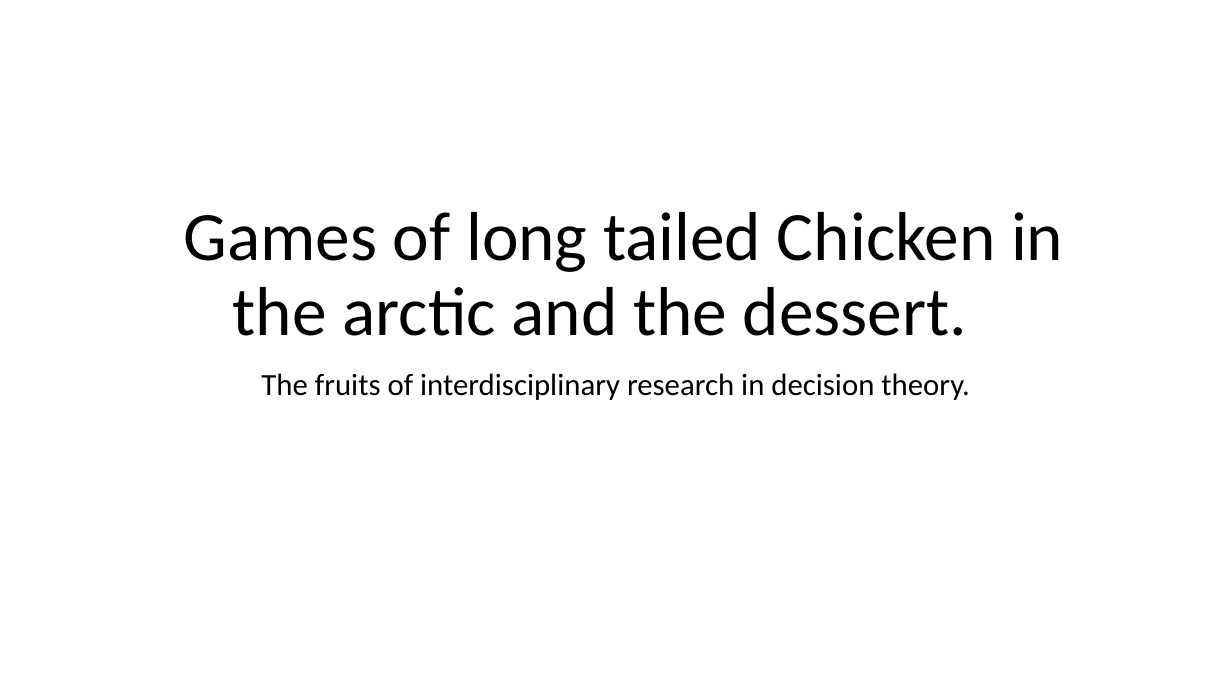
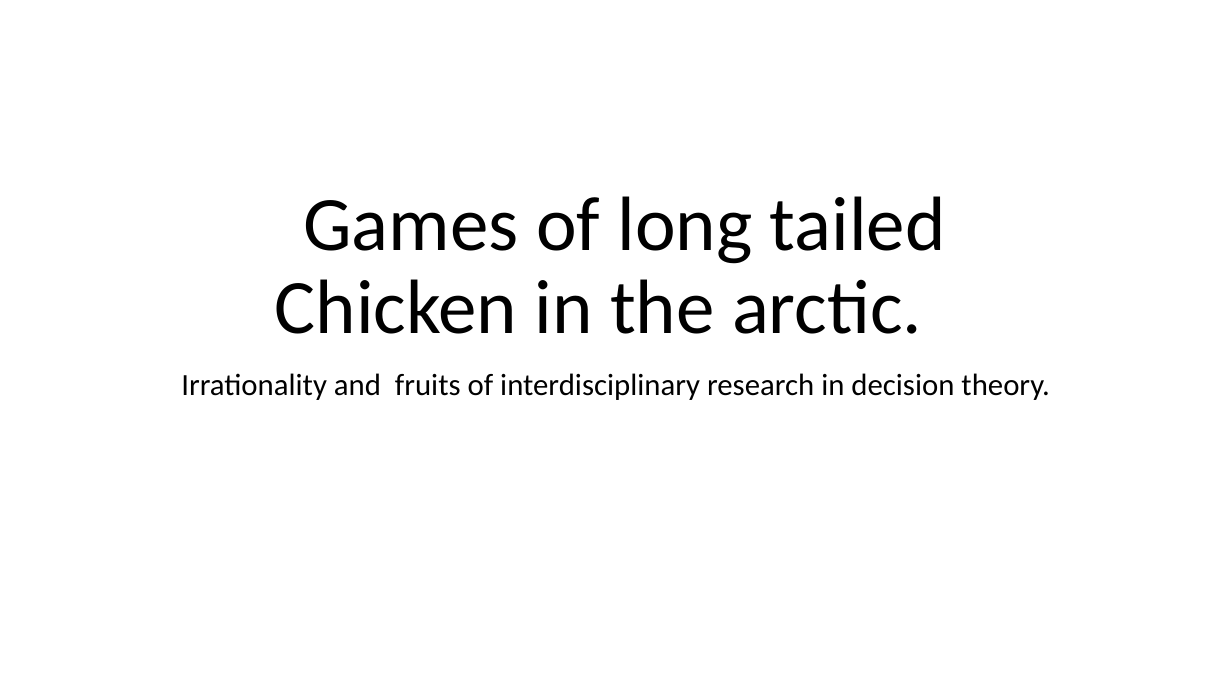
Before and after one commit to Sviatkd/Mathtalk, a slide deck: slide 1 of Talk Presentation.pptx. Drawn at 1232x693 pixels with LibreOffice and Linux fonts; fonts in the diff are those of the drawing. Boxes give left, top, right and bottom in pixels: in the first picture for what was removed or moved away, otherwise in the second. Text is boxed around its words. In the diff, an @@ line names an element or a change of style, - is before the commit and + after.

```diff
--- a/Talk Presentation.pptx
+++ b/Talk Presentation.pptx
@@ title at bbox=[275, 196, 946, 334]: text changed; size 54 to 60 pt @@
-Games of long tailed Chicken in the arctic and the dessert.
+Games of long tailed Chicken in the arctic.
@@ subtitle at bbox=[181, 373, 1050, 400]: text changed @@
-The fruits of interdisciplinary research in decision theory.
+Irrationality and fruits of interdisciplinary research in decision theory.
```
Also in this commit, not shown: 2 other slides changed, 1 slide added.
